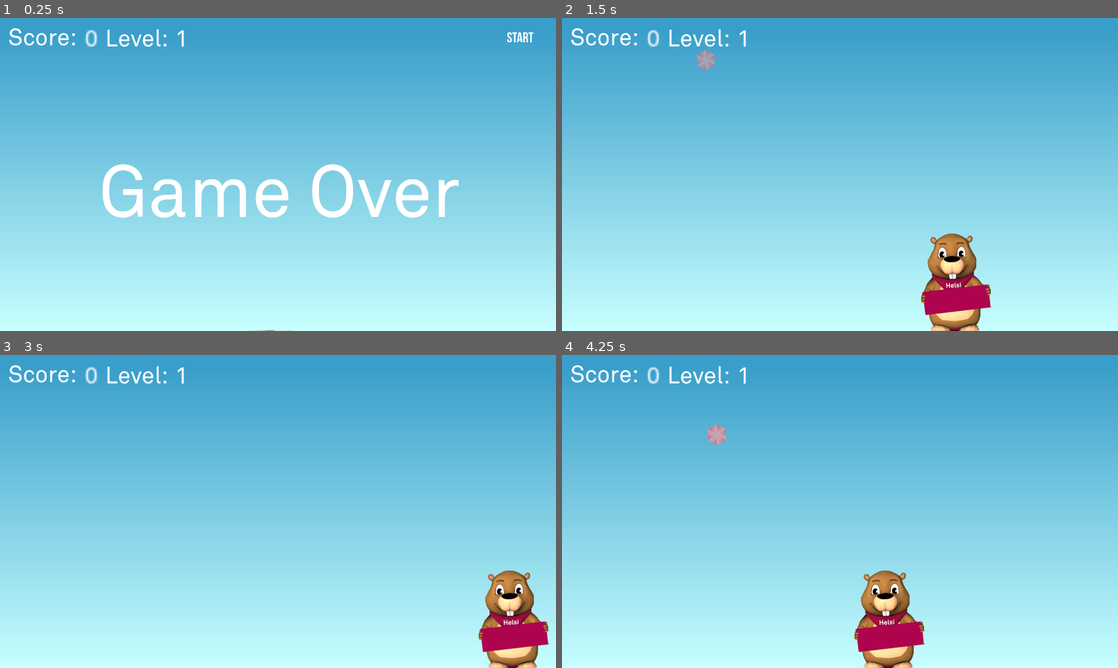
Above: before the commit, frames 1-4 (two rows, left to right).
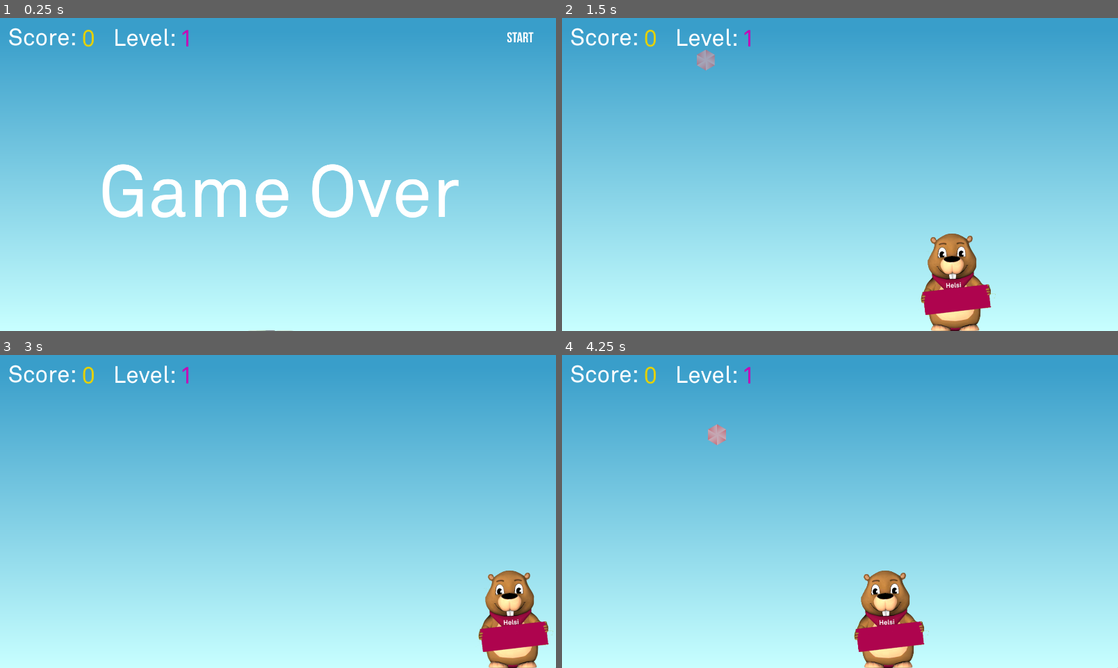
Above: after the commit, the same moments.

Repository: helsana/innoweek_game
Game: Godot game, scene res://World.tscn
The game is run twice, just before and just after one commit, with the same random seed, the same clock (stepped at 60 frames per second) and the same inputs.
Inputs (mouse positions are in pixels of both pictures, inside the frame that each line leads up to):
- Up to frame 1 (0.25 s): no input
- Up to frame 2 (1.5 s): click (1079, 36) at 0.5 s; move the mouse to (962, 158) at 1.27 s
- Up to frame 3 (3 s): move the mouse to (166, 527) at 2.02 s; click (517, 373) at 2.75 s
- Up to frame 4 (4.25 s): move the mouse to (895, 442) at 3.52 s

The runs differ from the first frame. In frame 1, 0.5% of the frame differs, in the area x 14-34%, y 3-10%; in frame 2, 0.5%; in frame 3, 0.5%; in frame 4, 0.5%.

Commit message:
Improve Level and Score labels

Diff:
--- a/GUI.tscn
+++ b/GUI.tscn
@@ -56,31 +56,33 @@
 
 [node name="Score" type="Label" parent="."]
 layout_mode = 0
-offset_left = 299.0
+offset_left = 289.0
 offset_top = 33.0
-offset_right = 309.0
-offset_bottom = 52.0
-scale = Vector2(5, 5)
+offset_right = 379.0
+offset_bottom = 113.0
+theme_override_colors/font_color = Color(0.898039, 0.819608, 0, 1)
 theme_override_fonts/font = ExtResource("2_i4rcp")
+theme_override_font_sizes/font_size = 80
 text = "0"
 script = ExtResource("3")
 
 [node name="LevelLabel" type="Label" parent="."]
 layout_mode = 0
-offset_left = 369.0
-offset_top = 33.0
-offset_right = 587.0
-offset_bottom = 132.0
+offset_left = 397.0
+offset_top = 31.0
+offset_right = 615.0
+offset_bottom = 130.0
 theme_override_fonts/font = ExtResource("2_i4rcp")
 theme_override_font_sizes/font_size = 80
 text = "Level:"
 
 [node name="Level" type="Label" parent="."]
 layout_mode = 0
-offset_left = 611.0
-offset_top = 34.0
-offset_right = 757.0
-offset_bottom = 133.0
+offset_left = 627.0
+offset_top = 33.0
+offset_right = 773.0
+offset_bottom = 132.0
+theme_override_colors/font_color = Color(0.784314, 0, 0.709804, 1)
 theme_override_fonts/font = ExtResource("2_i4rcp")
 theme_override_font_sizes/font_size = 80
 text = "1"
